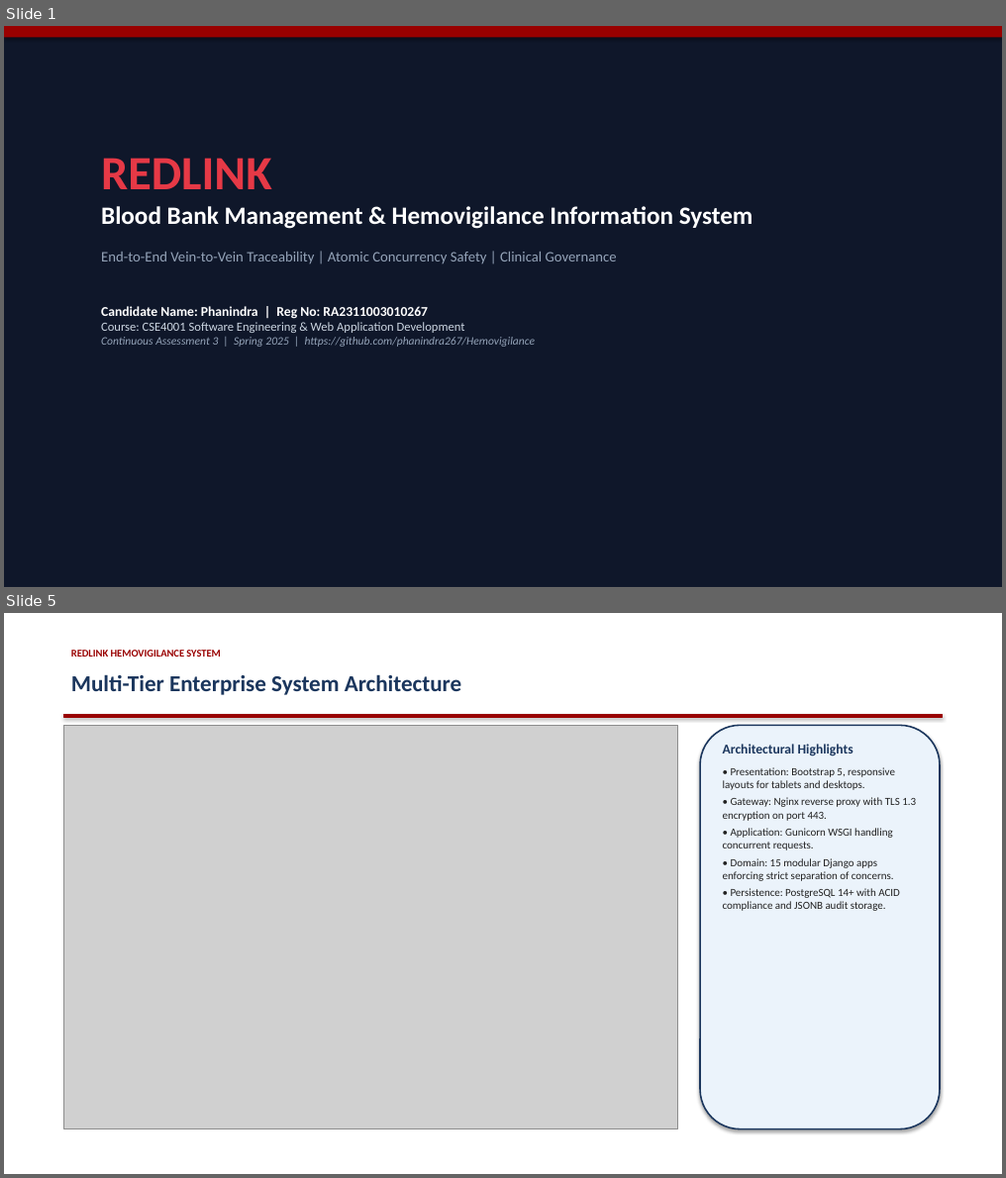
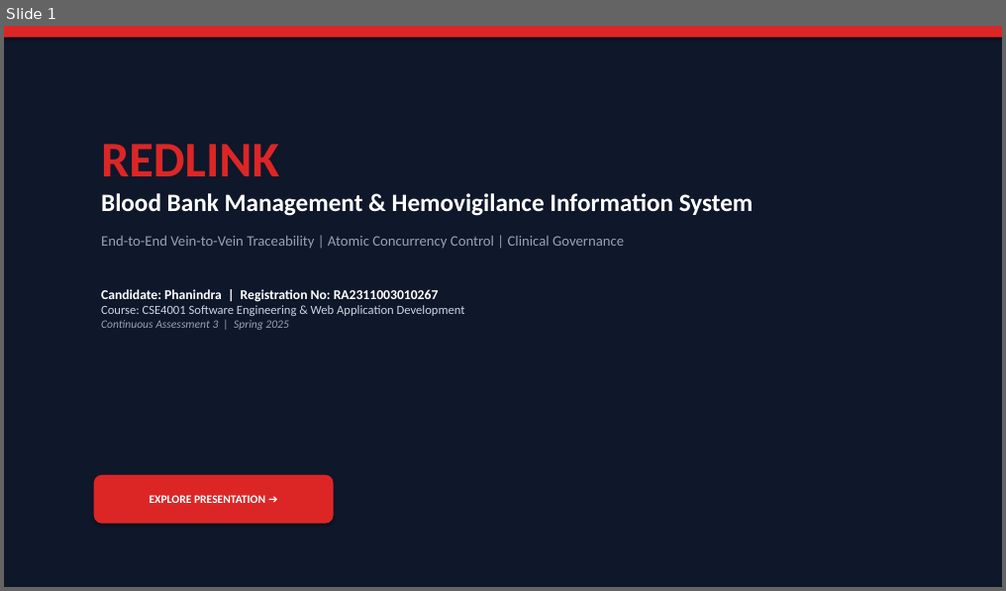
Before and after one commit to phanindra267/Hemovigilance, a slide deck: docs/ProjectPresentation.pptx. Shown one above the other, each under a label of ours: slides 1 and 5 before the commit, slide 1 after it; the slides between them are not shown. The pictures are 1006x1178 and 1006x591 pixels, drawn with LibreOffice and Linux fonts; fonts in the diff are those of the drawing; grey boxes stand for pictures. Boxes give left, top, right and bottom in pixels: in the first picture for what was removed or moved away, otherwise in the second. Text is boxed around its words. In the diff, an @@ line names an element or a change of style, - is before the commit and + after.

Commit message:
feat(presentation): deliver interactive 22-slide master presentation with clickable navigation, live UI screenshots, and infographics

```diff
--- a/docs/ProjectPresentation.pptx
+++ b/docs/ProjectPresentation.pptx
@@ slide 5 removed at <box>4,613,1002,1174</box>, background #FFFFFF @@
@@ text removed at <box>71,650,220,657</box> @@
-REDLINK HEMOVIGILANCE SYSTEM
@@ text removed at <box>71,674,461,695</box> @@
-Multi-Tier Enterprise System Architecture
@@ rectangle removed at <box>63,714,943,717</box> @@
@@ picture removed at <box>63,725,678,1130</box> @@
@@ rounded rectangle removed at <box>700,725,940,1130</box> @@
@@ text removed at <box>723,744,916,911</box> @@
-Architectural Highlights
-• Presentation: Bootstrap 5, responsive layouts for tablets and desktops.
-• Gateway: Nginx reverse proxy with TLS 1.3 encryption on port 443.
-• Application: Gunicorn WSGI handling concurrent requests.
-• Domain: 15 modular Django apps enforcing strict separation of concerns.
-• Persistence: PostgreSQL 14+ with ACID compliance and JSONB audit storage.
@@ slide 1 changed as well @@
@@ rectangle at <box>4,26,1002,37</box>: fill #990000 to #DC2626 @@
@@ text "REDLINK": place and size @@
-text "REDLINK" at <box>101,158,753,347</box>
+text "REDLINK" at <box>101,144,753,330</box>
@@ text at <box>101,144,753,216</box>: size 46 to 48 pt, text colour #E63946 to #DC2626 in "REDLINK"; less space between paragraphs @@
@@ text at <box>101,236,624,302</box>: text changed @@
-End-to-End Vein-to-Vein Traceability | Atomic Concurrency Safety | Clinical Governance
-Candidate Name: Phanindra | Reg No: RA2311003010267
+End-to-End Vein-to-Vein Traceability | Atomic Concurrency Control | Clinical Governance
+Candidate: Phanindra | Registration No: RA2311003010267
@@ text at <box>101,320,288,330</box>: text changed @@
-Continuous Assessment 3 | Spring 2025 | https://github.com/phanindra267/Hemovigilance
+Continuous Assessment 3 | Spring 2025
@@ rounded rectangle added at <box>94,475,334,524</box>, fill #DC2626, 11 pt, text #FFFFFF, bold @@
+EXPLORE PRESENTATION ➔
```
Also in this commit, not shown: 4 other slides changed, 17 slides added, 14 other slides removed, 7 other files.
